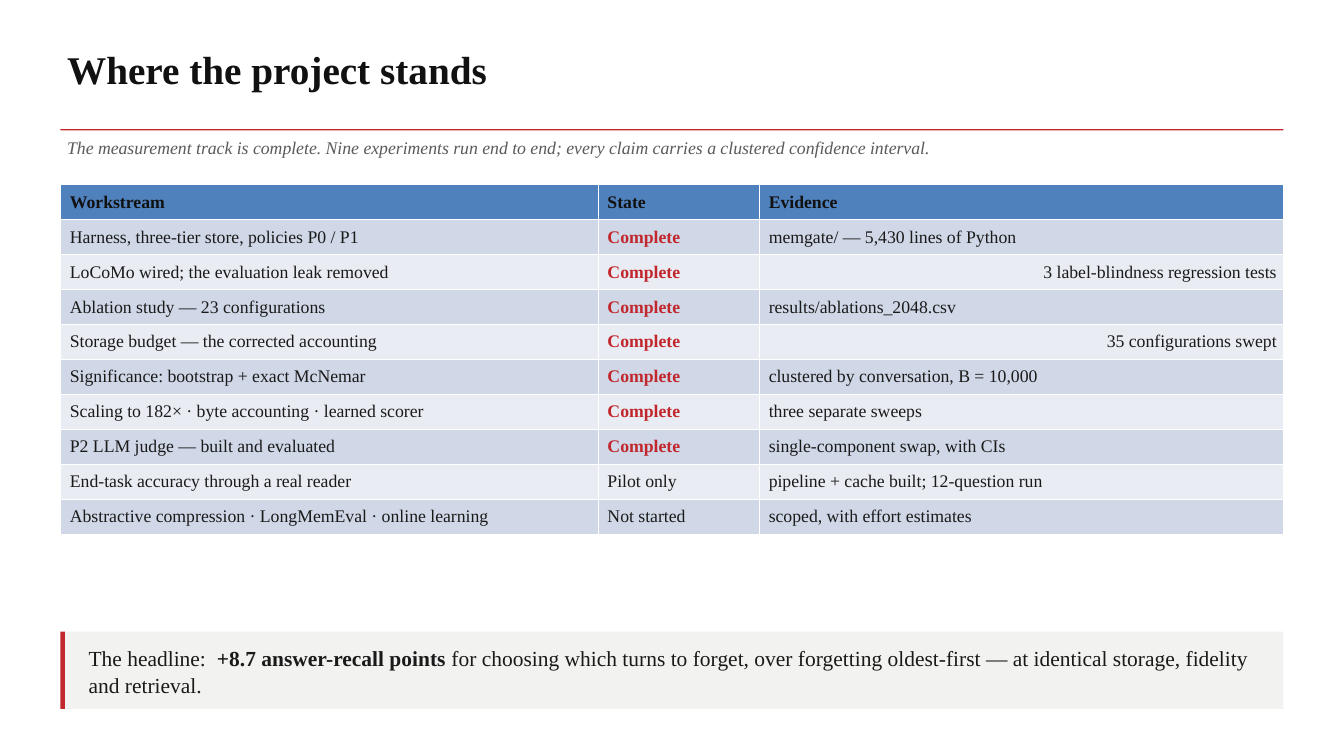
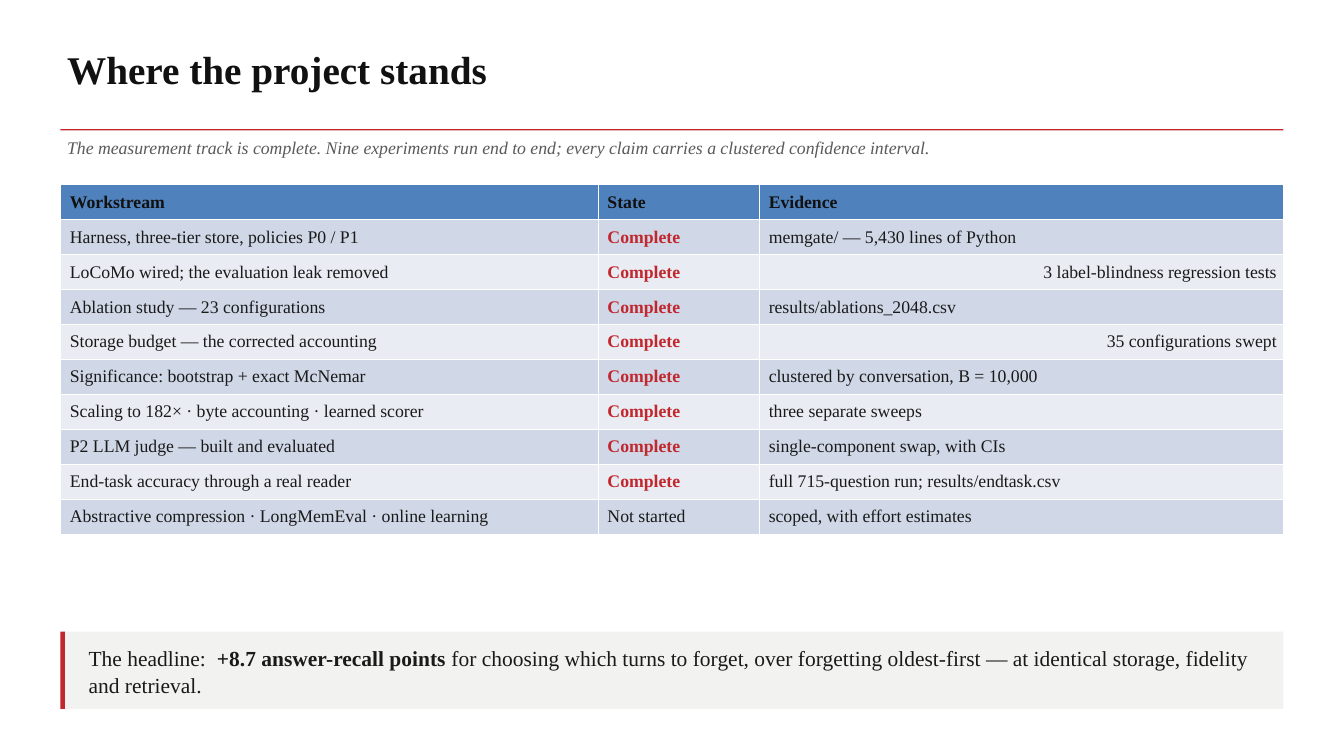
Before and after one commit to ruthme1ster/MemGate, a slide deck: slide 2 of docs/MemGate_Capstone_Review2_NMIMS.pptx. Drawn at 1344x756 pixels with LibreOffice and Linux fonts; fonts in the diff are those of the drawing. Boxes give left, top, right and bottom in pixels: in the first picture for what was removed or moved away, otherwise in the second. Text is boxed around its words. In the diff, an @@ line names an element or a change of style, - is before the commit and + after.

```diff
--- a/docs/MemGate_Capstone_Review2_NMIMS.pptx
+++ b/docs/MemGate_Capstone_Review2_NMIMS.pptx
@@ table at (60,185,1284,534) @@
-row 9, column 2: Pilot only
+row 9, column 2: Complete
-row 9, column 3: pipeline + cache built; 12-question run
+row 9, column 3: full 715-question run; results/endtask.csv
```
Also in this commit, not shown: 1 other slide changed, 27 other files.
